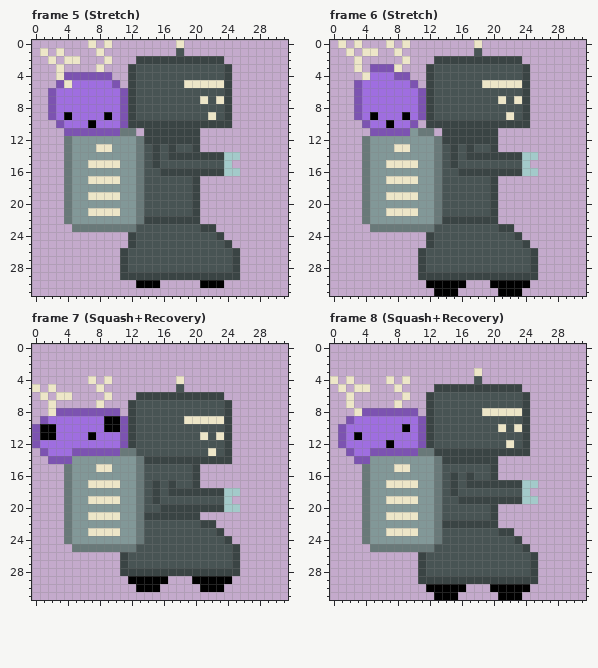
Two states of a pixel-art file, assets/images/projects/robot-jump.aseprite. The first picture shows the starting point.
32x32 pixels, 8 frames. Colours within 5 levels of each other are drawn and written as one. Shown: frame 5 (Stretch), frame 6 (Stretch), frame 7 (Squash+Recovery), frame 8 (Squash+Recovery). The commit also changed other frames, which this record leaves out.
After:
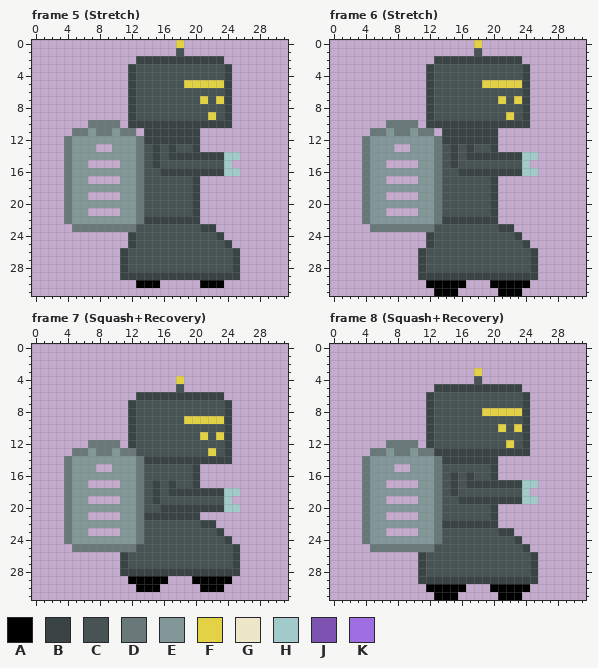
Palette (. is transparent): A #000000  B #3a4444  C #485454  D #697979  E #829898  F #e3d245  G #ede6c8  H #a3caca  J #7c53b1  K #9f6ee0
Author's note on the commit: Made robot battery level transparent. Changed robo energy color to a more saturated yellow.
The exact change:
layer "Creature" now hidden
Changed rows in their new state; - is an unchanged pixel.
Frame 5 (Stretch):
first column x 1:
 0 ------.-.--------F-----
 1 .-.----.---------------
 2 -.-..---.--------------
 3 --.----.---------------
 4 --.......--------------
 5 --........--------FFFFF
 6 -..........------------
 7 -..........---------F-F
 8 -..........------------
 9 -..........----------F-
10 --....DDDD.------------
11 ---.DDEDDE-------------
13 -------..--------------
15 ------....-------------
17 ------....-------------
19 ------....-------------
21 ------....-------------
Frame 6 (Stretch):
first column x 1:
 0 .-.---.-.--------F-----
 1 -.-..--.---------------
 2 --.-----.--------------
 3 --.-....---------------
 4 ---......--------------
 5 --........--------FFFFF
 6 --.........------------
 7 --.........---------F-F
 8 --.........------------
 9 --.........----------F-
10 ---...DDDD-------------
11 ----DDEDD--------------
13 -------..--------------
15 ------....-------------
17 ------....-------------
19 ------....-------------
21 ------....-------------
Frame 7 (Squash+Recovery):
first column x 0:
 4 -------.-.--------F-----
 5 .-.-----.---------------
 6 -.-..----.--------------
 7 --.-----.---------------
 8 --.........-------------
 9 -...........-------FFFFF
10 ............------------
11 ............---------F-F
12 .......DDDD.------------
13 -....DDEDDE-----------F-
14 --..D-------------------
15 --------..--------------
17 -------....-------------
19 -------....-------------
21 -------....-------------
23 -------....-------------
Frame 8 (Squash+Recovery):
first column x 0:
 3 ------------------F-----
 4 .-.----.-.--------------
 5 -.-..---.---------------
 6 --.------.--------------
 7 --.-----.---------------
 8 ---........--------FFFFF
 9 --..........------------
10 -...........---------F-F
11 -...........------------
12 -......DDDD.----------F-
13 --...DDEDDE-------------
14 ---.D-------------------
15 --------..--------------
17 -------....-------------
19 -------....-------------
21 -------....-------------
23 -------....-------------
